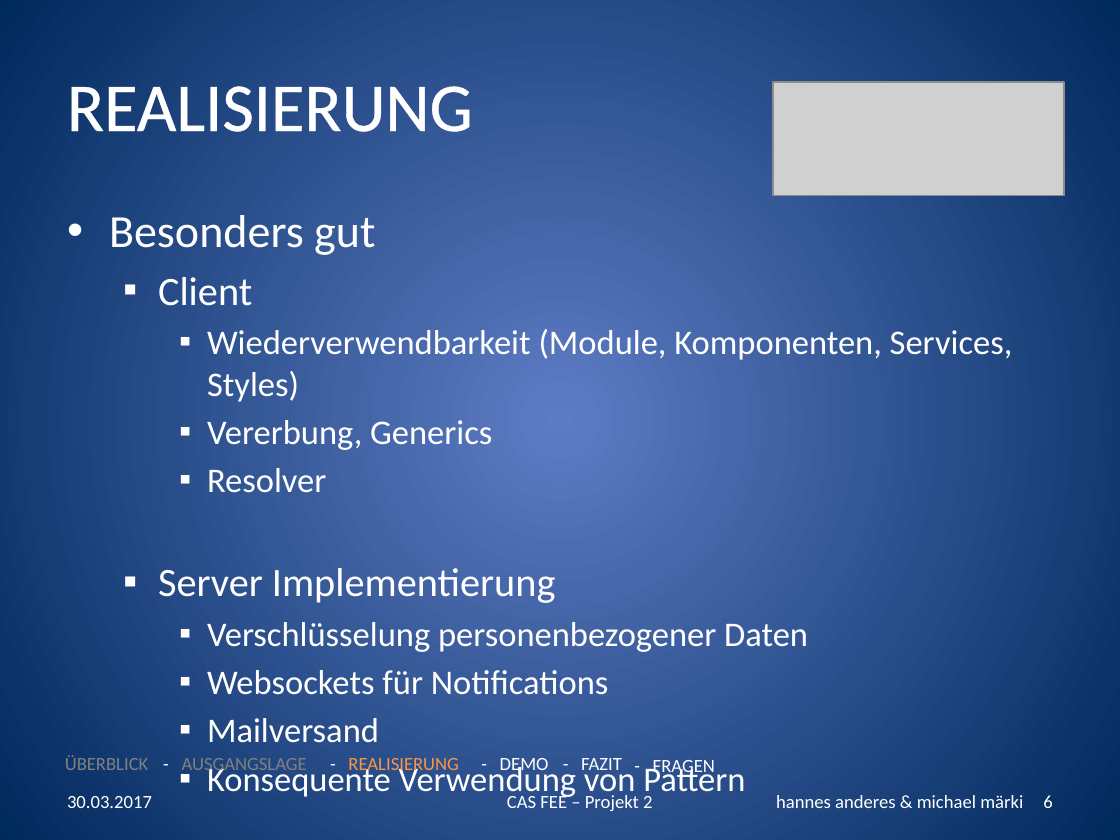
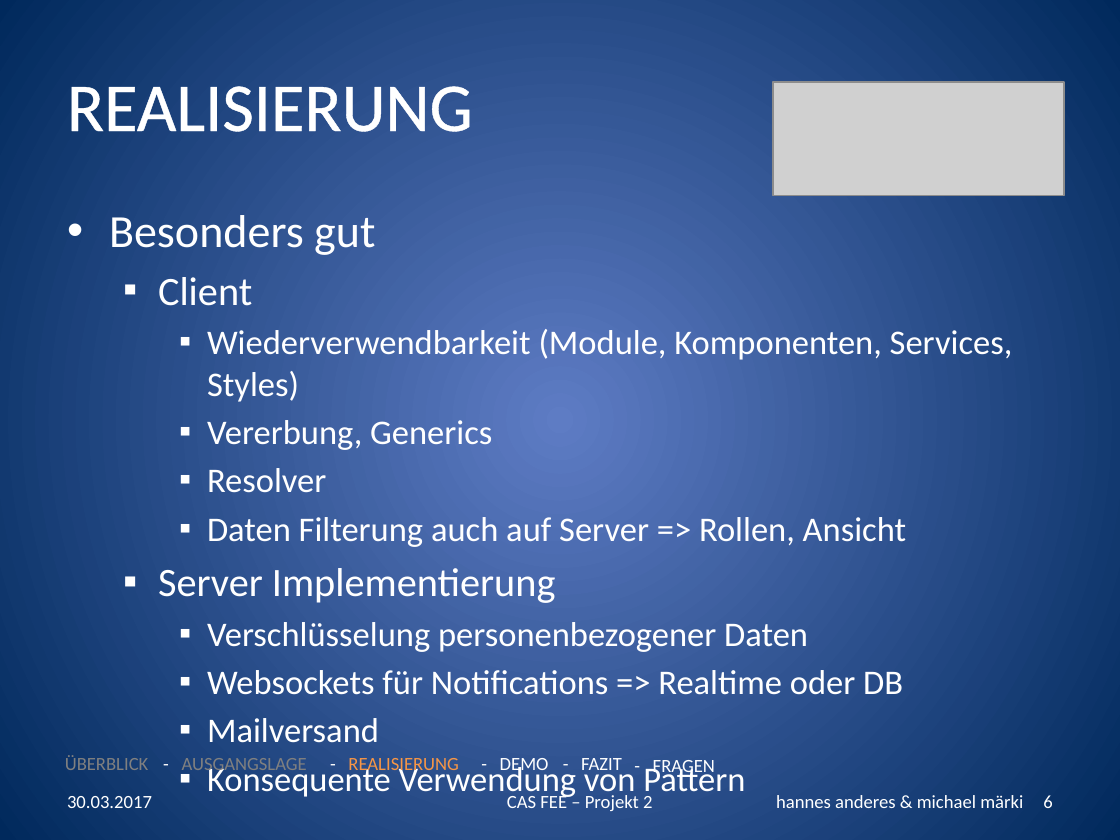
Before and after one commit to handeres/Pineapple, a slide deck: slide 6 of docs/CASFEE_2016_2017_Projekt2_handeres_mmaerki.pptx. Drawn at 1120x840 pixels with LibreOffice and Linux fonts; fonts in the diff are those of the drawing; grey boxes stand for pictures. Boxes give left, top, right and bottom in pixels: in the first picture for what was removed or moved away, otherwise in the second. Text is boxed around its words. In the diff, an @@ line names an element or a change of style, - is before the commit and + after.

Commit message:
Präsentation

```diff
--- a/docs/CASFEE_2016_2017_Projekt2_handeres_mmaerki.pptx
+++ b/docs/CASFEE_2016_2017_Projekt2_handeres_mmaerki.pptx
@@ text at (207, 517, 906, 547): paragraph added @@
+    ▪ Daten Filterung auch auf Server => Rollen, Ansicht
@@ text at (207, 670, 903, 695): text changed @@
-    ▪ Websockets für Notifications
+    ▪ Websockets für Notifications => Realtime oder DB
```
Also in this commit, not shown: 1 other slide changed.
